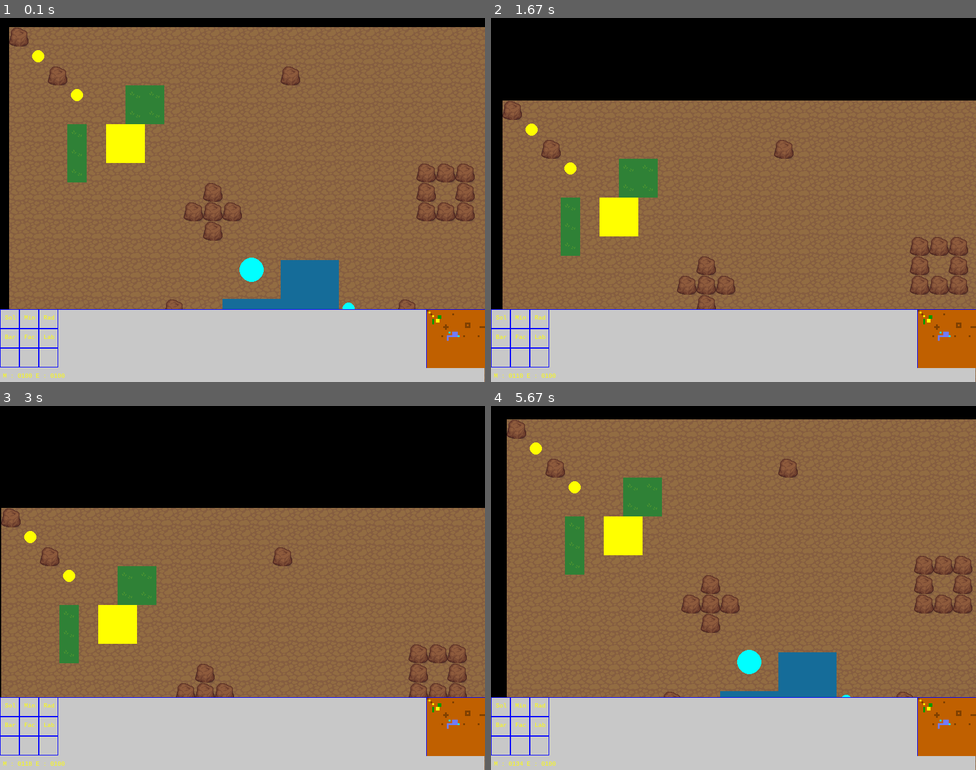
Above: before the commit, frames 1-4 (two rows, left to right).
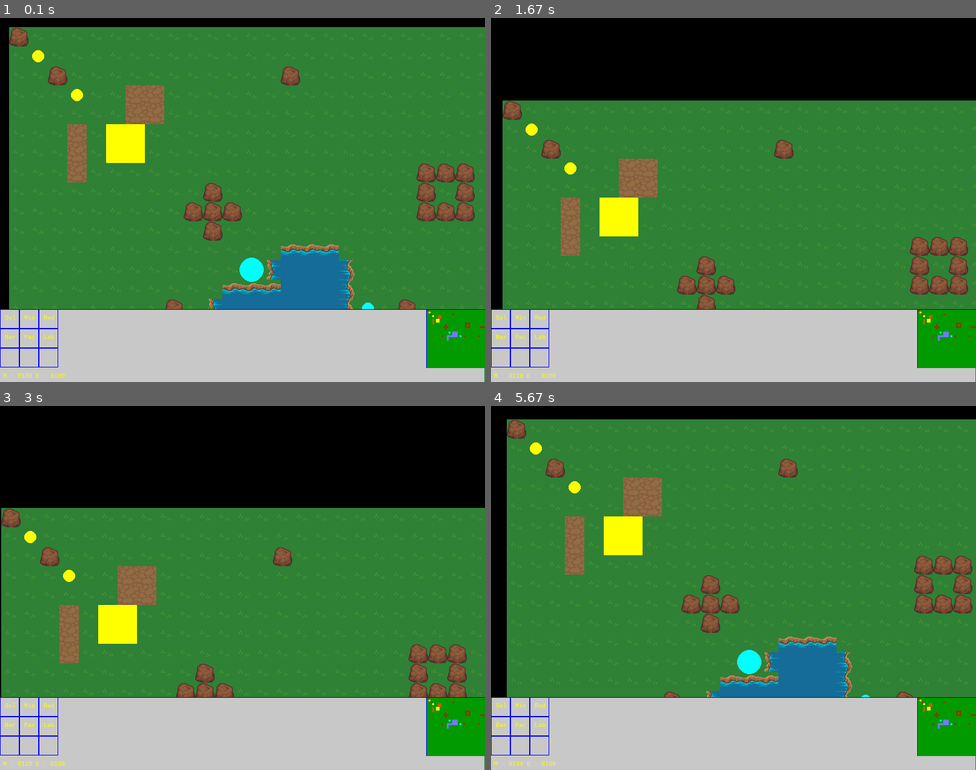
Above: after the commit, the same moments.

Repository: Xitog/tallentaa
Game: pygame game, started from projet_rts/python/rts.py
Same seed, same stepped clock (60 frames per second), same inputs: the game is played once before the commit and once after it.
Inputs (mouse positions are in pixels of both pictures, inside the frame that each line leads up to):
- Up to frame 1 (0.1 s): no input
- Up to frame 2 (1.67 s): tap B at 0.33 s; click "Sol" at 0.72 s; hold Right 1-1.47 s; move the mouse to (617, 203) at 1.03 s; tap Space at 1.07, 1.37, 1.57 s; hold Up from 1.5 s (still down)
- Up to frame 3 (3 s): release Up at 1.8 s; click (92, 675) at 1.88 s; hold Right 2.17-2.63 s; tap Space at 2.23, 2.53, 2.73 s; hold Left from 2.67 s (still down)
- Up to frame 4 (5.67 s): tap Space at 3.03, 3.3, 3.63, 3.93, 4.07, 4.47, 4.77, 5.13, 5.53 s; release Left at 3.2 s; hold Down 3.23-3.53 s; tap B at 3.38, 4.55 s; hold Left 3.57-3.97 s; hold Up 4-4.37 s; hold Right 4.4-5.03 s; hold Down 5.07-5.43 s; hold Left from 5.47 s (still down)

The runs differ from the first frame. In frame 1, 72% of the frame differs, in the area x 1-100%, y 2-100%; in frame 2, 54%; in frame 3, 51%; in frame 4, 70%.

Commit message:
Projet RTS : Transition "douce" entre les textures
Premier test de transition le 30.

Second test de transition le 31, en utilisant les doodads cette fois-ci.
Bon, ça marche un peu, il manque les angles, mais faut revoir ça. De
plus soupçon d'inversion des yy ! Vérifier aussi pour les coordonnées
d'unités.

Diff:
--- a/projet_rts/python/rts.py
+++ b/projet_rts/python/rts.py
@@ -46,10 +46,23 @@
         self.passable = passable
 
 TEXTURES = {
-    100 : Texture('ground', 100, 'ground.png', MINIMAP_BROWN),
+    # Doodads
       1  : Texture('rock'  ,   1, 'rock_brown.png', MINIMAP_BROWN_DARK),
-    200 : Texture('grass' , 200, 'grass_two_leaves.png', MINIMAP_GREEN_LIGHT),
+    # Real textures
+    100 : Texture('grass' , 200, 'grass_two_leaves.png', MINIMAP_GREEN_LIGHT),
+    200 : Texture('ground', 100, 'ground.png', MINIMAP_BROWN),
     300 : Texture('water' , 300, 'water.png', MINIMAP_BLUE_LIGHT, False),
+    # Computed textures
+    # 1300 : Texture('grass_water_lm', 1200, 'grass_water_ml.png', MINIMAP_BLUE_LIGHT, False),
+    # minimap color depends !!!
+    91 : Texture('w1', 91, 'w1.png', MINIMAP_GREEN_LIGHT, False),
+    92 : Texture('w2', 92, 'w2.png', MINIMAP_GREEN_LIGHT, False),
+    93 : Texture('w3', 93, 'w3.png', MINIMAP_GREEN_LIGHT, False),
+    94 : Texture('w4', 94, 'w4.png', MINIMAP_GREEN_LIGHT, False),
+    95 : Texture('w5', 95, 'w5.png', MINIMAP_GREEN_LIGHT, False),
+    96 : Texture('w6', 96, 'w6.png', MINIMAP_GREEN_LIGHT, False),
+    97 : Texture('w7', 97, 'w7.png', MINIMAP_GREEN_LIGHT, False),
+    98 : Texture('w8', 98, 'w8.png', MINIMAP_GREEN_LIGHT, False),
 }
 
 class Camera:
@@ -498,6 +511,32 @@
                 if not TEXTURES[r].passable:
                     self.passable_map[xx][yy] = 99
 
+        # Computation of passage from tex to tex
+        for yy in range(0, self.size32.y):
+            for xx in range(0, self.size32.x):
+                r = world_map[xx][yy]
+                if xx < self.size32.x - 1:
+                    r_middle_right = world_map[xx+1][yy]
+                    if r_middle_right != r:
+                        if r_middle_right == 300:
+                            #self.world_map[xx][yy] = 1300
+                            self.passable_map[xx][yy] = 98
+                if xx > 1:
+                    r_middle_left = world_map[xx-1][yy]
+                    if r_middle_left != r:
+                        if r_middle_left == 300:
+                            self.passable_map[xx][yy] = 94
+                if yy > 1:
+                    r_top_center = world_map[xx][yy-1]
+                    if r_top_center != r:
+                        if r_top_center == 300:
+                            self.passable_map[xx][yy] = 96 # why?
+                if yy < self.size32.y - 1:
+                    r_bottom_center = world_map[xx][yy+1]
+                    if r_bottom_center != r:
+                        if r_bottom_center == 300:
+                            self.passable_map[xx][yy] = 92 #why?
+
         self.units = []
 
     def is_valid(self, x, y):
@@ -1019,7 +1058,7 @@
     g.create_unit("Bob", 3, 3, "elite")
 
     g.create_unit("Henry", 12, 12, "big")
-    g.create_unit("Henry", 17, 14, "soldier")
+    g.create_unit("Henry", 18, 14, "soldier")
 
     g.create_building("Bob", 5, 5, "mine")
 
Binary file added: assets/tiles32x32/grass_water_ml.png
Binary file added: assets/tiles32x32/w1.png
Binary file added: assets/tiles32x32/w2.png
Binary file added: assets/tiles32x32/w3.png
Binary file added: assets/tiles32x32/w4.png
Binary file added: assets/tiles32x32/w5.png
Binary file added: assets/tiles32x32/w6.png
Binary file added: assets/tiles32x32/w7.png
Binary file added: assets/tiles32x32/w8.png
